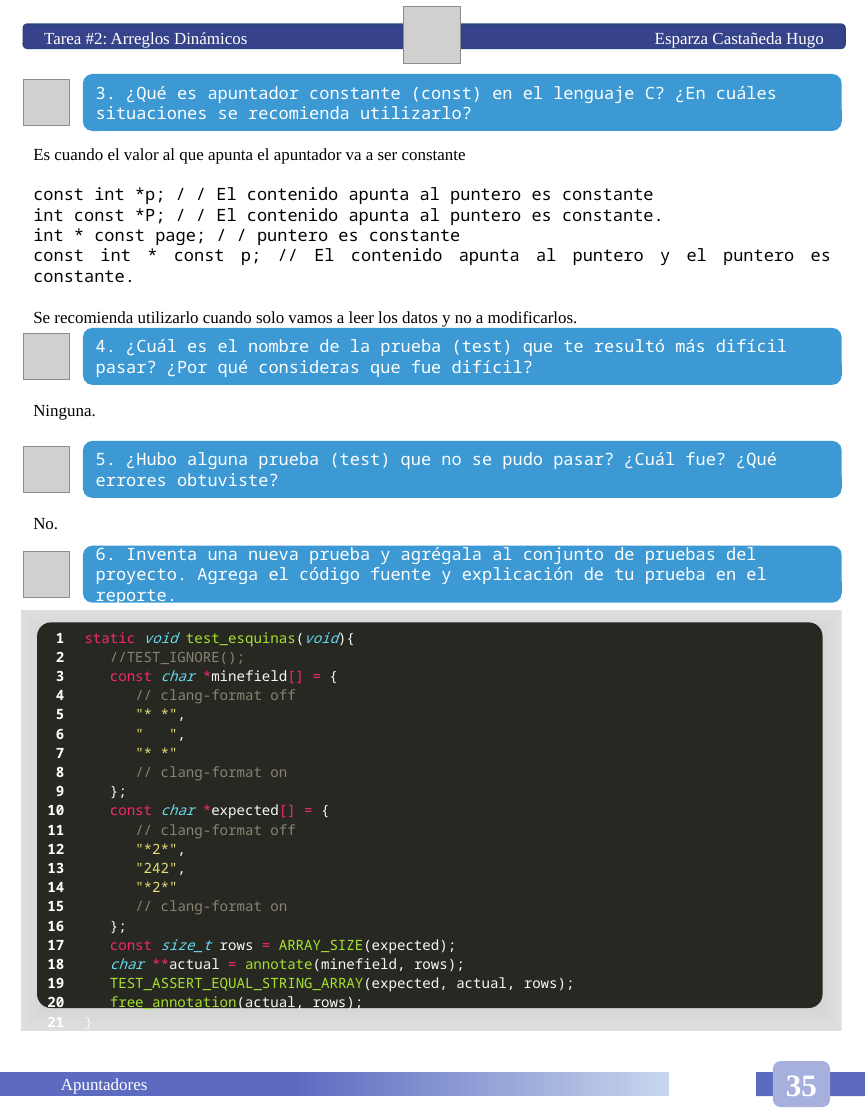
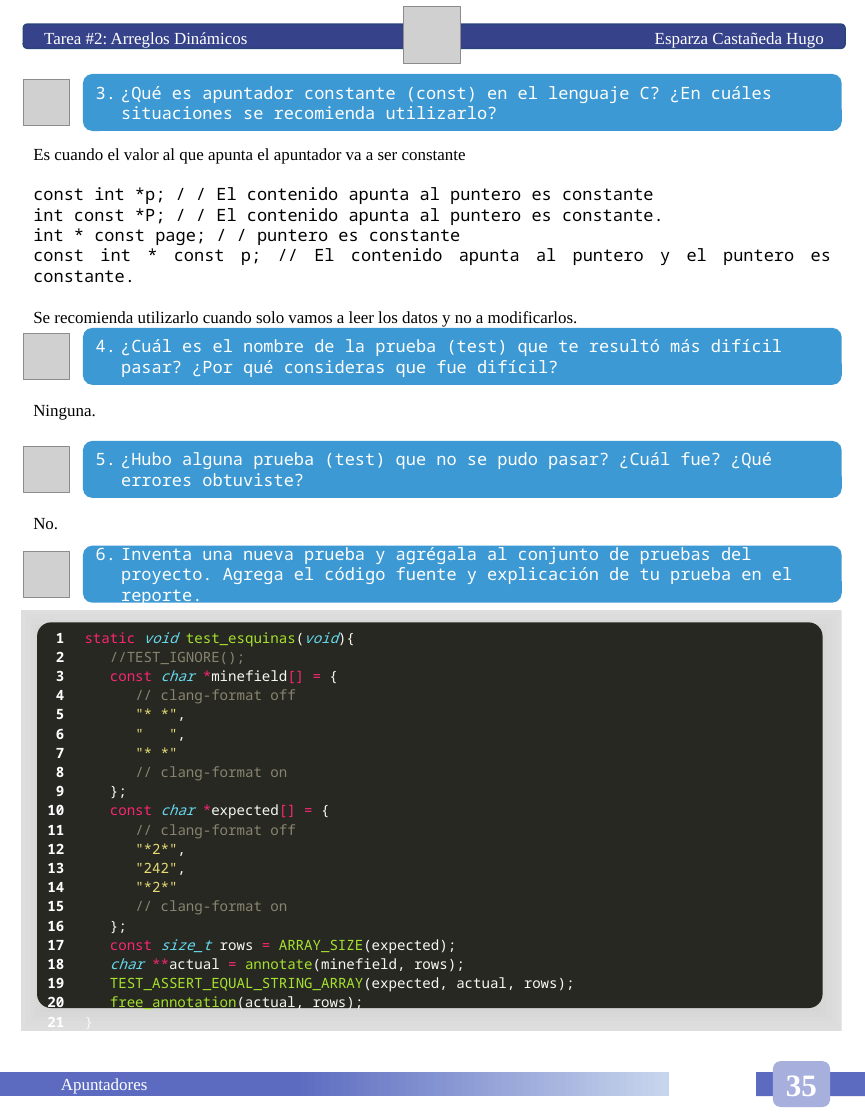
Before and after one commit to HugoEsparzaC/Libreta-Estructuras-II, a slide deck: slide 41 of Libreta Estructuras de Datos II.pptx. Drawn at 865x1120 pixels with LibreOffice and Linux fonts; fonts in the diff are those of the drawing; grey boxes stand for pictures. Boxes give left, top, right and bottom in pixels: in the first picture for what was removed or moved away, otherwise in the second. Text is boxed around its words. In the diff, an @@ line names an element or a change of style, - is before the commit and + after.

```diff
--- a/Libreta Estructuras de Datos II.pptx
+++ b/Libreta Estructuras de Datos II.pptx
@@ text in rounded rectangle at [121,86,772,119]: text changed @@
-3. ¿Qué es apuntador constante (const) en el lenguaje C? ¿En cuáles situaciones se recomienda utilizarlo?
+3. ¿Qué es apuntador constante (const) en el lenguaje C? ¿En cuáles situaciones se recomienda utilizarlo?
@@ text in rounded rectangle at [121,339,782,377]: text changed @@
-4. ¿Cuál es el nombre de la prueba (test) que te resultó más difícil pasar? ¿Por qué consideras que fue difícil?
+4. ¿Cuál es el nombre de la prueba (test) que te resultó más difícil pasar? ¿Por qué consideras que fue difícil?
@@ text in rounded rectangle at [121,452,772,486]: text changed @@
-5. ¿Hubo alguna prueba (test) que no se pudo pasar? ¿Cuál fue? ¿Qué errores obtuviste?
+5. ¿Hubo alguna prueba (test) que no se pudo pasar? ¿Cuál fue? ¿Qué errores obtuviste?
@@ text in rounded rectangle at [121,544,792,606]: text changed @@
-6. Inventa una nueva prueba y agrégala al conjunto de pruebas del proyecto. Agrega el código fuente y explicación de tu prueba en el reporte.
+6. Inventa una nueva prueba y agrégala al conjunto de pruebas del proyecto. Agrega el código fuente y explicación de tu prueba en el reporte.
```
Also in this commit, not shown: 13 other slides changed, 15 slides added, 1 other file.
